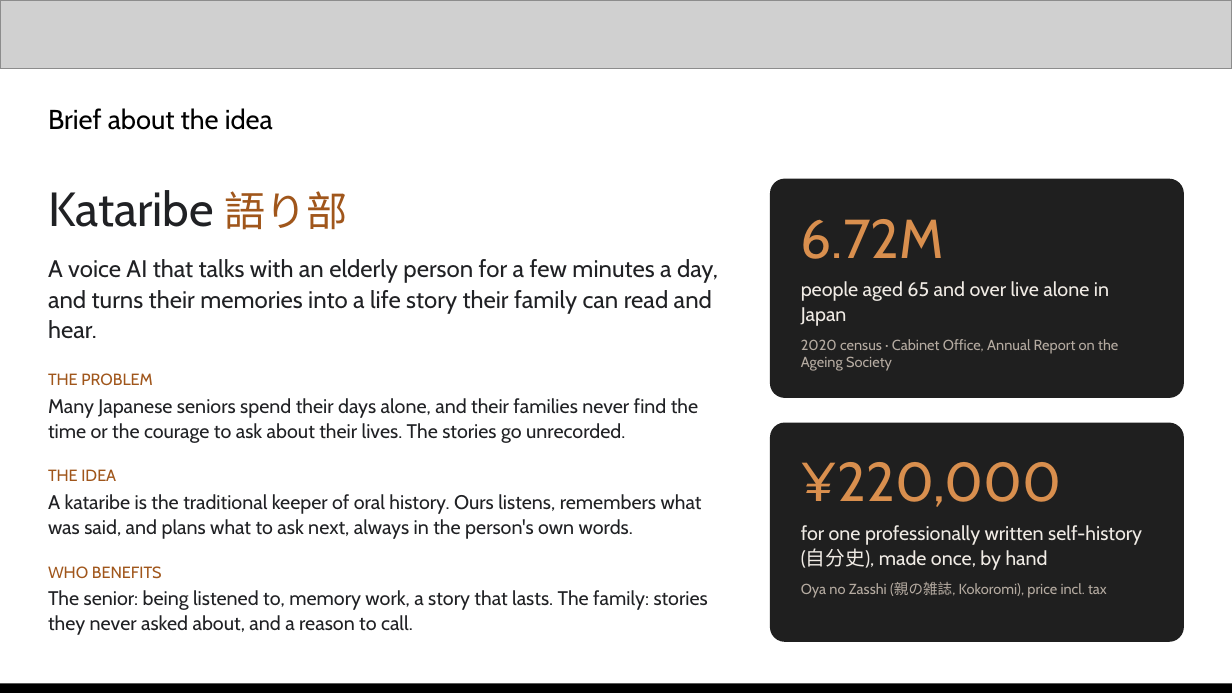
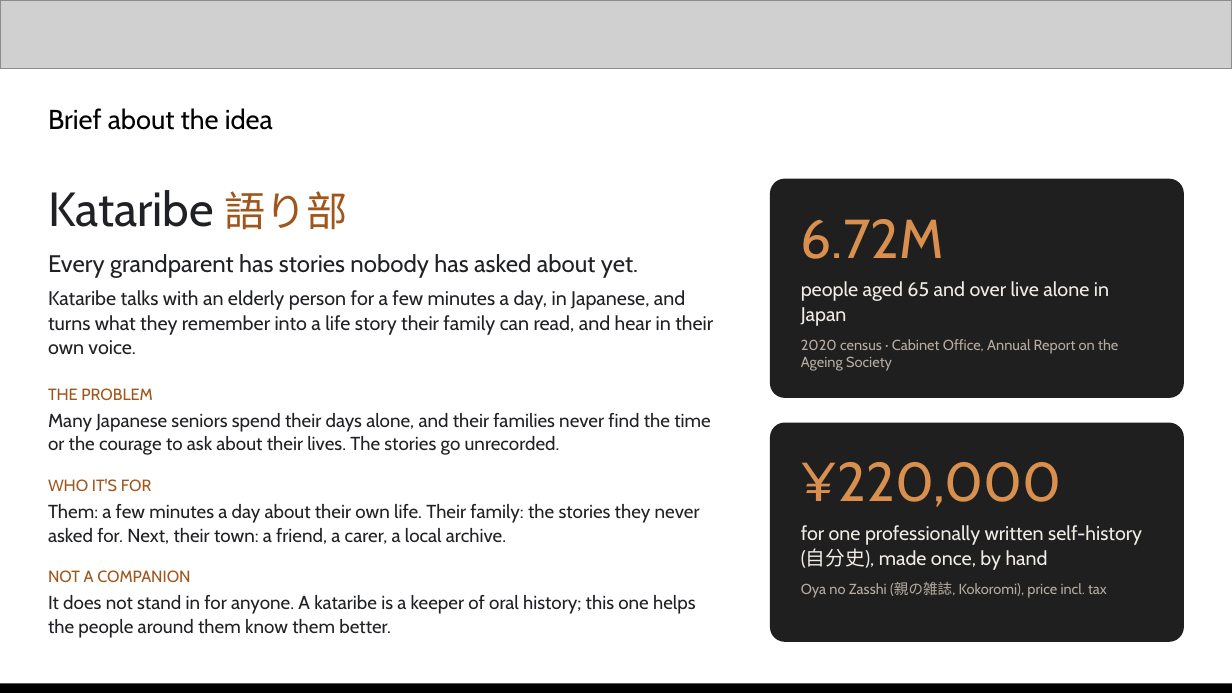
Before and after one commit to kaseovo/kataribe, a slide deck: slide 2 of docs/demo/kataribe-pitch-deck.pptx. Drawn at 1232x693 pixels with LibreOffice and Linux fonts; fonts in the diff are those of the drawing; grey boxes stand for pictures. Boxes give left, top, right and bottom in pixels: in the first picture for what was removed or moved away, otherwise in the second. Text is boxed around its words. In the diff, an @@ line names an element or a change of style, - is before the commit and + after.

```diff
--- a/docs/demo/kataribe-pitch-deck.pptx
+++ b/docs/demo/kataribe-pitch-deck.pptx
@@ text at (48,254,713,354): text changed; size 14 to 11.5 pt @@
-A voice AI that talks with an elderly person for a few minutes a day, and turns their memories into a life story their family can read and hear.
+Every grandparent has stories nobody has asked about yet.
+Kataribe talks with an elderly person for a few minutes a day, in Japanese, and turns what they remember into a life story their family can read, and hear in their own voice.
@@ text "THE PROBLEM": place and size @@
-text "THE PROBLEM" at (48,373,698,443)
+text "THE PROBLEM" at (48,388,711,455)
@@ text at (48,413,711,455): size 11.5 to 11 pt @@
@@ text at (48,479,700,544): text changed; size 11.5 to 11 pt @@
-THE IDEA
-A kataribe is the traditional keeper of oral history. Ours listens, remembers what was said, and plans what to ask next, always in the person's own words.
+WHO IT'S FOR
+Them: a few minutes a day about their own life. Their family: the stories they never asked for. Next, their town: a friend, a carer, a local archive.
@@ text at (48,570,696,638): text changed; size 11.5 to 11 pt @@
-WHO BENEFITS
-The senior: being listened to, memory work, a story that lasts. The family: stories they never asked about, and a reason to call.
+NOT A COMPANION
+It does not stand in for anyone. A kataribe is a keeper of oral history; this one helps the people around them know them better.
```
Also in this commit, not shown: 12 other slides changed, 9 other files.
